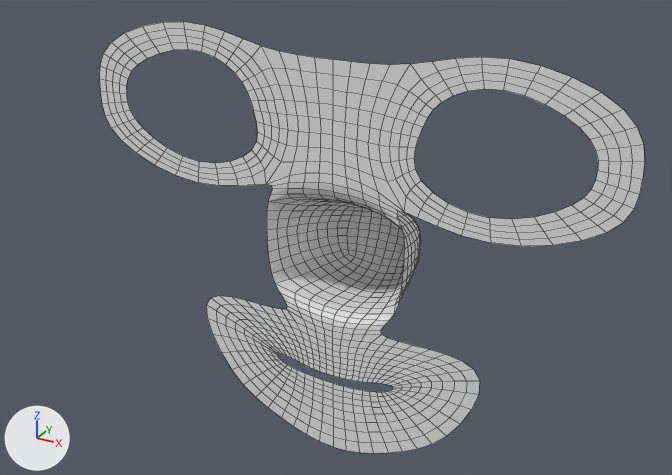
Renders of the Blender file character_anatomy/kaila4.2.blend from each side of a commit.
Before and after are seen from a camera (50 mm lens) standing at (0.0897, -0.0774, 1.5622) and looking at (-0.0018, 0.0889, 1.4791). Arrows for +X, +Y and +Z are at lower left; the lights stay in place. Mesh edges are drawn as thin lines.
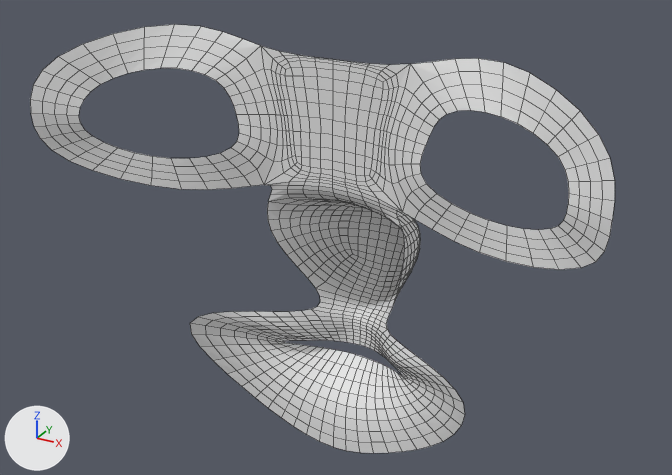
Pixel boxes [x1, y1, x2, y2] of what changed, in the pictures (672 x 475 px; the box of a moved part takes in the faces that stretch with it):
'Cube', reshaped (7% wider): before [99, 22, 645, 453]; after [30, 24, 615, 453]
part 1 of me_cube_004, moved or reshaped: before [206, 228, 480, 436]; after [190, 228, 465, 441]
part 2 of me_cube_004, built on: before [99, 22, 645, 246]; after [30, 24, 615, 270]

The change in detail:
me_cube_004 is used by ob_cube; location (0.0, 0.0, 0.0).
Verts and faces of me_cube_004; kept vertices keep their numbers, new ones are numbered from 56.
Before the commit, vertices of me_cube_004: 25 (-0.0121, 0.0843, 1.4927), 26 (0.0, 0.0843, 1.4953), 27 (-0.0166, 0.0843, 1.5198), 28 (0.0, 0.0843, 1.5202), 29 (-0.0618, 0.0843, 1.494).
Before the commit, vertices of me_cube_004: 30 (-0.062, 0.0843, 1.5184), 31 (-0.0531, 0.0843, 1.5134), 32 (-0.022, 0.0843, 1.5148), 33 (-0.0168, 0.0843, 1.4974), 34 (-0.0533, 0.0843, 1.4985).
Before the commit, vertices of me_cube_004: 35 (-0.0351, 0.0843, 1.5203), 36 (-0.0348, 0.0843, 1.4902), 38 (-0.0347, 0.0843, 1.4846), 39 (0.0, 0.0843, 1.5078), 40 (-0.0104, 0.0843, 1.5072).
Before the commit, vertices of me_cube_004: 41 (-0.0552, 0.0843, 1.5059), 42 (-0.0193, 0.0843, 1.5071), 43 (-0.0627, 0.0843, 1.5054).
me_cube_004 had 56 vertices, 34 faces and spanned x -0.0627..0.0, y 0.0843..0.1159, z 1.4248..1.5267.
me_cube_004 now has 61 vertices, 38 faces and spans x -0.0627..0.0, y 0.0609..0.1159, z 1.4248..1.5267.
Part 1, on me_cube_004:
18 vertices move from x -0.0398..0.0, y 0.0843..0.1005, z 1.4439..1.4657 to x -0.0398..0.0, y 0.0729..0.1075, z 1.446..1.4642.
Part 2, on me_cube_004:
Faces deleted: (27, 40, 39, 28), (25, 26, 39, 40).
Vertex 29 moves to (-0.0618, 0.0651, 1.494).
Vertex 30 moves to (-0.062, 0.0651, 1.5184).
Vertex 31 moves to (-0.0525, 0.0716, 1.512).
Vertex 32 moves to (-0.0246, 0.0812, 1.5143).
Vertex 33 moves to (-0.0195, 0.0805, 1.4985).
Vertex 34 moves to (-0.0527, 0.0703, 1.4983).
Vertex 35 moves to (-0.0379, 0.0778, 1.5164).
Vertex 36 moves to (-0.0376, 0.0781, 1.4937).
Vertex 38 moves to (-0.0347, 0.0796, 1.4853).
Vertex 41 moves to (-0.0546, 0.0661, 1.5049).
Vertex 42 moves to (-0.022, 0.0819, 1.5062).
Vertex 43 moves to (-0.0627, 0.0609, 1.5056).
New vertices 56 to 60 stand at vertices 25 to 28, 40, in that order, plus (0.0, 0.0, 0.0).
New faces: (27, 58, 59, 28), (25, 56, 60, 40), (39, 59, 58, 60), (39, 60, 56, 57), (27, 40, 60, 58), (25, 26, 57, 56).
